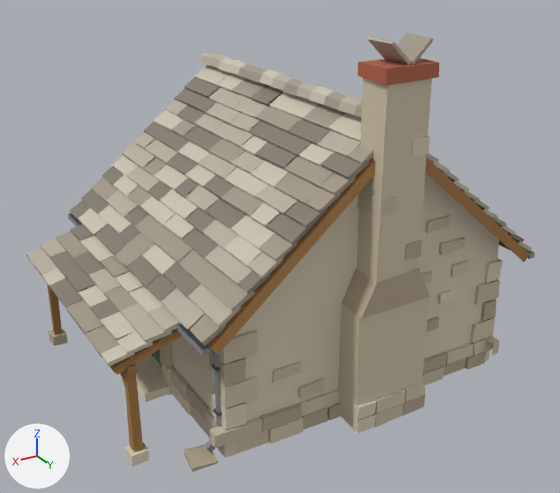
One commit to the glTF model games/la-petite-ligne-2/assets/lieux/aubrune/batiments/forestiere.glb: the scene before it, then after it.
Before and after are seen from a camera (50 mm lens) standing at (7.83, 12.76, 8.53) and looking at (0.6, 0.72, 2.51). Arrows for +X, +Y and +Z are at lower left; the lights stay in place. The older version comes first. Vertices at exactly the same position are counted once.

In view in the first picture: 'forestiere'.
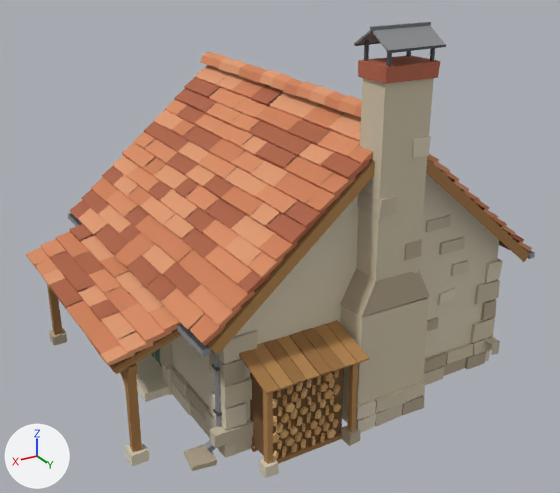
The change, as JSON lines over the scene's bpy script:
```json
{"op": "add", "block": "mat_bardage", "code": ["mat_bardage = bpy.data.materials.new('bardage')", "mat_bardage.use_nodes = True; mat_bardage.node_tree.nodes.clear()", "_N = mat_bardage.node_tree.nodes; _L = mat_bardage.node_tree.links", "n0 = _N.new('ShaderNodeBsdfPrincipled'); n0.name = 'Principled BSDF'", "n0.inputs[2].default_value = 0.85  # 'Roughness'", "n1 = _N.new('ShaderNodeOutputMaterial'); n1.name = 'Material Output'", "n2 = _N.new('ShaderNodeVertexColor'); n2.name = 'Color Attribute'", "_L.new(n0.outputs[0], n1.inputs[0])  # 'BSDF' to 'Surface'", "_L.new(n2.outputs[0], n0.inputs[0])  # 'Color' to 'Base Color'"]}
{"block": "me_forestiere", "where": "# used by ob_forestiere; location = (0.0, 0.0, 0.0)"}
{"op": "remove", "block": "me_forestiere", "code": "me_forestiere.from_pydata(...)  # 3657 vertices, 3188 faces; spans x -3.7..4.79, y -3.42..3.68, z -0.02..6.8"}
{"op": "add", "block": "me_forestiere", "code": "me_forestiere.from_pydata(...)  # 4329 vertices, 4242 faces; spans x -3.69..4.79, y -3.42..3.96, z -0.02..6.99"}
{"block": "me_forestiere", "change": "me_forestiere part 1: the loose piece of 6 vertices spanning x 4.03..4.46, y 0.03..0.73, z 2.14..2.3 is scaled about its middle by (1.02, 0.75, 0.962), then moved by (0.32, -1.38, -0.1)"}
{"block": "me_forestiere", "change": "me_forestiere part 2: the loose piece of 6 vertices spanning x 4.35..4.79, y -0.73..0.29, z 2.04..2.21 is multiplied about its middle by the matrix ((0.999, 0.004, -0.012), (-0.004, 0.999, 0.01), (0.012, -0.01, 0.999))"}
{"block": "me_forestiere", "change": "me_forestiere part 3: the loose piece of 8 vertices spanning x -3.07..-2.85, y 2.55..3.29, z 0.28..0.57 is rebuilt with 8 vertices and now spans x -3.06..-2.84, y 2.55..3.3, z 0.28..0.57"}
{"block": "me_forestiere", "change": "me_forestiere part 4: the loose piece of 8 vertices spanning x 3.21..3.72, y 2.59..3.15, z -0.02..0.08 is rebuilt with 8 vertices and now spans x 3.22..3.72, y 2.56..3.13, z -0.01..0.09"}
{"block": "me_forestiere", "change": "me_forestiere part 5: the loose piece of 8 vertices spanning x 4.29..4.47, y 2.21..2.39, z 0.21..1.77 is rebuilt with 8 vertices and now spans x 4.29..4.47, y 2.22..2.39, z 0.21..1.78"}
{"block": "me_forestiere", "change": "me_forestiere part 6: the loose piece of 8 vertices spanning x 4.22..4.54, y -2.46..-2.14, z -0.01..0.23 is rebuilt with 8 vertices and now spans x 4.22..4.53, y -2.46..-2.14, z 0.0..0.23"}
{"block": "me_forestiere", "change": "me_forestiere part 7: the loose piece of 8 vertices spanning x -0.52..0.53, y 2.92..3.65, z 6.18..6.43 is rebuilt with 8 vertices and now spans x -0.52..0.53, y 2.92..3.64, z 6.18..6.44"}
{"block": "me_forestiere", "change": "me_forestiere part 8: 38 loose pieces with 275 vertices, spanning x -3.1..4.79, y -3.07..3.68, z -0.01..6.79, are deleted"}
{"block": "me_forestiere", "change": "me_forestiere part 9: 95 vertices moved from x -0.29..4.79, y -2.5..3.68, z 0.0..2.5 to x -0.31..4.79, y -2.49..3.68, z -0.01..2.51; 55 vertices removed from x -2.03..4.47, y -2.49..3.59, z 0.21..6.8; 954 vertices added at x -2.02..4.79, y -2.5..3.96, z -0.02..6.99"}
{"block": "me_forestiere", "change": "me_forestiere part 10: 1076 kept faces spanning x -3.57..4.79, y -3.42..3.42, z 2.02..5.69 get new vertex colours; the middle colour goes from grey #b9b0a0 to orange #d98c62"}
{"block": "me_forestiere", "change": "other edits to the shape of me_forestiere do not show in these pictures"}
{"op": "add", "block": "me_forestiere", "code": "me_forestiere.materials.append(mat_bardage)"}
```

What differs and where, as boxes [x1, y1, x2, y2] in the pictures (560 x 493 px; the box of a moved part takes in the faces that stretch with it):
```json
{"object": "forestiere", "change": "reshaped", "before": [26, 33, 535, 472], "after": [26, 22, 535, 478]}
{"part": 1, "of": "me_forestiere", "change": "moved or reshaped", "before": [78, 285, 108, 309], "after": [42, 269, 65, 288]}
{"part": 2, "of": "me_forestiere", "change": "moved or reshaped", "before": [49, 278, 83, 307], "after": [50, 278, 83, 309]}
{"part": 3, "of": "me_forestiere", "change": "rebuilt", "before": [486, 336, 499, 355], "after": [486, 336, 500, 355], "on screen": "7% wider"}
{"part": 4, "of": "me_forestiere", "change": "rebuilt", "before": [184, 445, 218, 472], "after": [184, 444, 217, 471]}
{"part": 5, "of": "me_forestiere", "change": "rebuilt", "before": [124, 370, 143, 452], "after": [124, 370, 142, 452]}
{"part": 6, "of": "me_forestiere", "change": "rebuilt", "before": [48, 328, 68, 346], "after": [49, 328, 67, 346], "on screen": "10% narrower"}
{"part": 7, "of": "me_forestiere", "change": "rebuilt", "before": [358, 58, 439, 86], "after": [358, 55, 440, 84]}
{"part": 8, "of": "me_forestiere", "change": "deleted", "before": [26, 33, 433, 428]}
{"part": 9, "of": "me_forestiere", "change": "built on", "before": [47, 36, 465, 452], "after": [26, 22, 465, 478]}
{"part": 10, "of": "me_forestiere", "change": "recoloured", "before": [51, 52, 532, 356], "after": [51, 52, 532, 356], "on screen": "grey to orange"}
```
